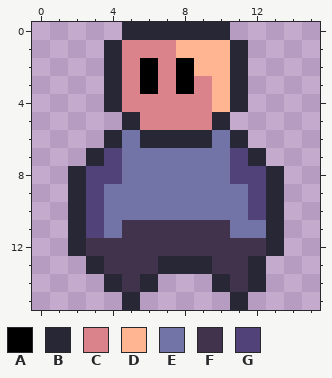
A pixel-art sprite gets an edit: src/assets/sprites/entity/player/left_0.png. Above, as it was before the edit.
The file is 16x16 pixels.
Palette (. is transparent): A #000000  B #272736  C #db838a  D #ffb592  E #7273a7  F #40334b  G #51427a
Pixels before, first column x 2:
 0 ...BBBBBB...
 1 ..BCCCDDDB..
 2 ..BCACADDB..
 3 ..BCACACDB..
 4 ..BCCCCCDB..
 5 ...BCCCCB...
 6 ..BEBBBBEB..
 7 .BGEEEEEEGB.
 8 BGGEEEEEEGGB
 9 BGEEEEEEEEGB
10 BGEEEEEEEEGB
11 BGEFFFFFFEEB
12 BFFFFFFFFFFB
13 .BFFFBBBFFB.
14 ..BFB...BFB.
15 ...B.....B..
And afterwards:
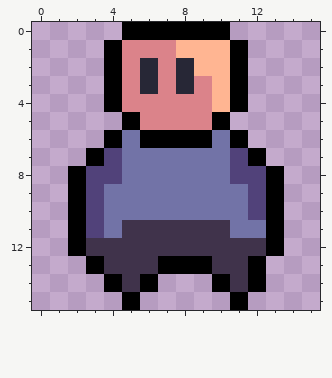
The exact change:
{"colour":"A","old":"#000000","new":"#272736"}
{"colour":"B","old":"#272736","new":"#000000"}
{"label":"changed","picture_box":[68,22,284,310]}
